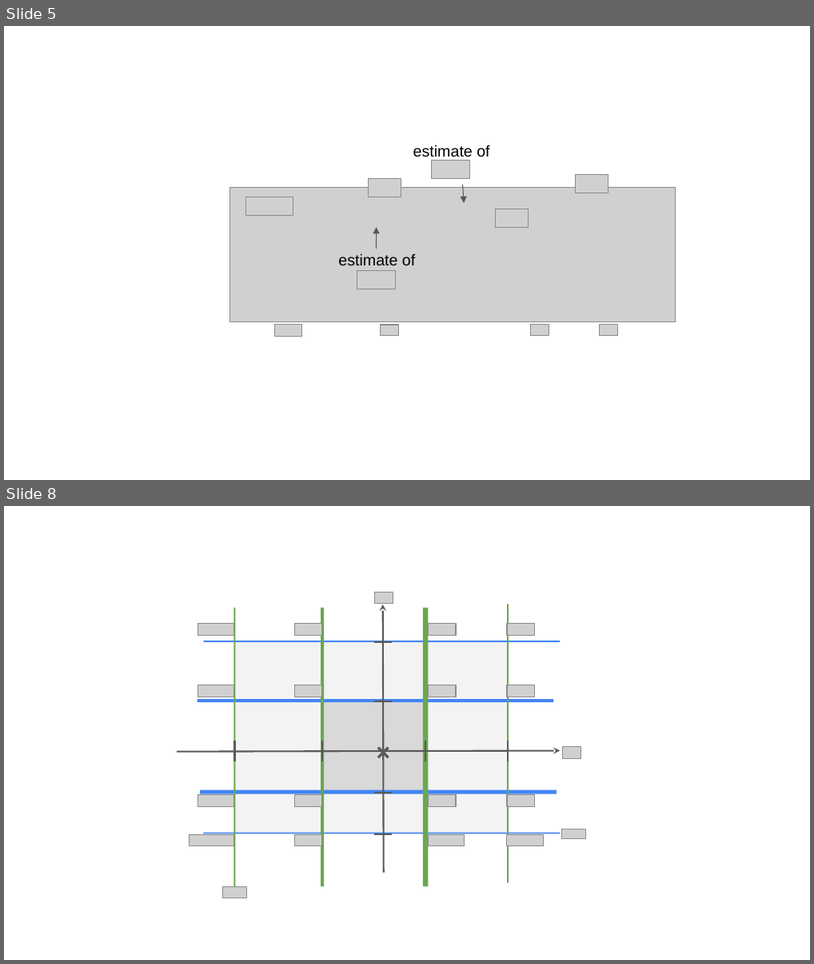
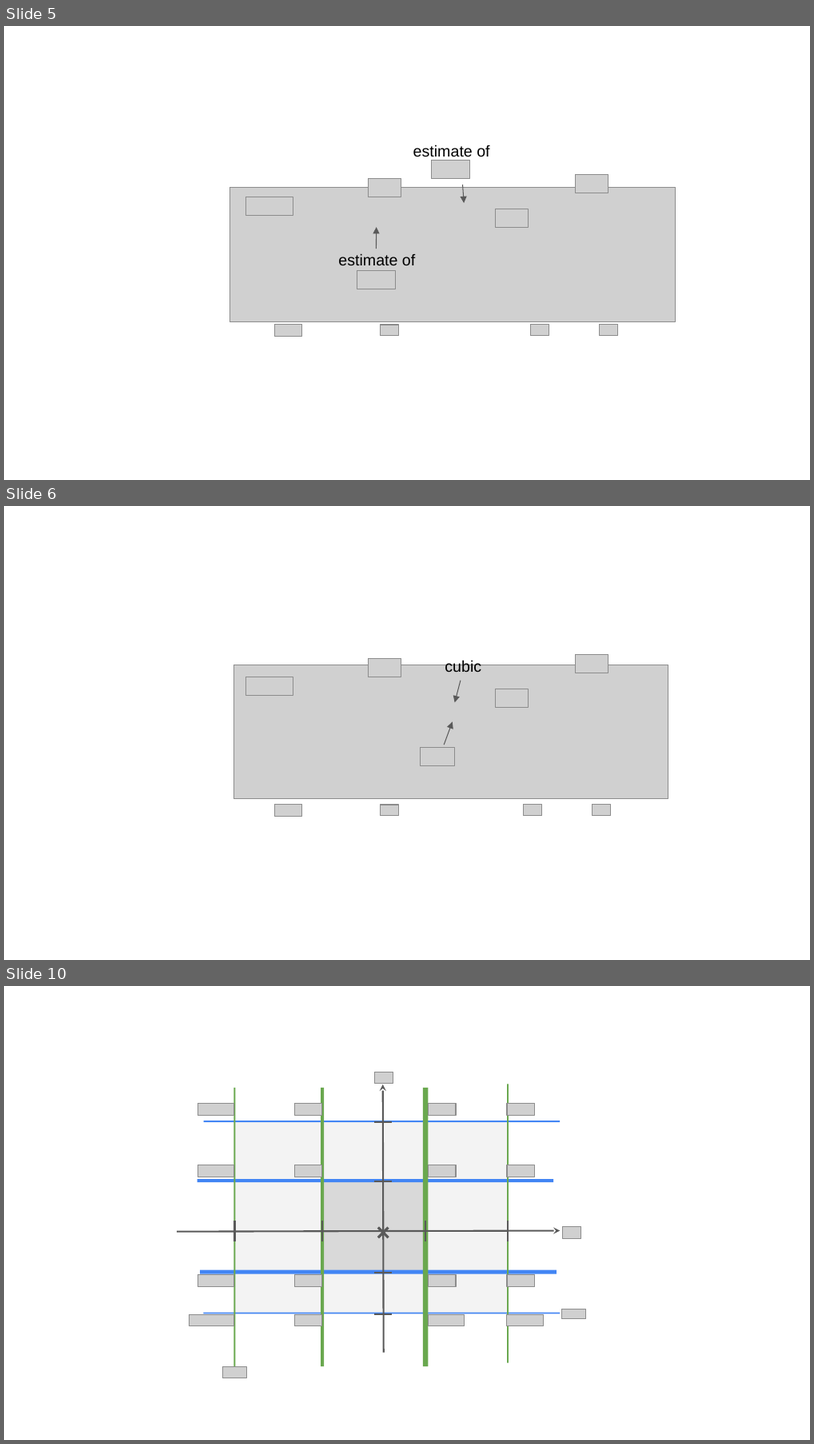
Before and after one commit to bigladder/btwxt, a slide deck: docs/figs/figs_all.pptx. Shown one above the other, each under a label of ours: slides 5 and 8 before the commit, slides 5, 6 and 10 after it; the slides between them are not shown. The pictures are 814x964 and 814x1444 pixels, drawn with LibreOffice and Linux fonts; fonts in the diff are those of the drawing; grey boxes stand for pictures; background and template pictures are left out. Boxes give left, top, right and bottom in pixels: in the first picture for what was removed or moved away, otherwise in the second. Text is boxed around its words. In the diff, an @@ line names an element or a change of style, - is before the commit and + after.

```diff
--- a/docs/figs/figs_all.pptx
+++ b/docs/figs/figs_all.pptx
@@ slide 6 added at bbox=[4, 506, 810, 960], background #FFFFFF @@
@@ picture added at bbox=[234, 665, 669, 798] @@
@@ picture added at bbox=[369, 659, 402, 677] @@
@@ text added at bbox=[445, 660, 482, 672], 14 pt, text #000000 @@
+cubic
@@ picture added at bbox=[576, 654, 609, 673] @@
@@ picture added at bbox=[246, 677, 293, 696] @@
@@ arrow added from (461, 680) to (454, 702), #595959 0.75 pt @@
@@ picture added at bbox=[495, 688, 528, 707] @@
@@ arrow added from (444, 744) to (452, 721), #595959 0.75 pt @@
@@ picture added at bbox=[421, 747, 455, 766] @@
@@ picture added at bbox=[274, 804, 302, 816] @@
@@ picture added at bbox=[381, 804, 399, 816] @@
@@ picture added at bbox=[524, 804, 542, 816] @@
@@ picture added at bbox=[593, 804, 611, 816] @@
@@ what was slide 8 is now slide 10 @@
```
Also in this commit, not shown: 4 other slides added, 3 slides removed, 1 other file.
